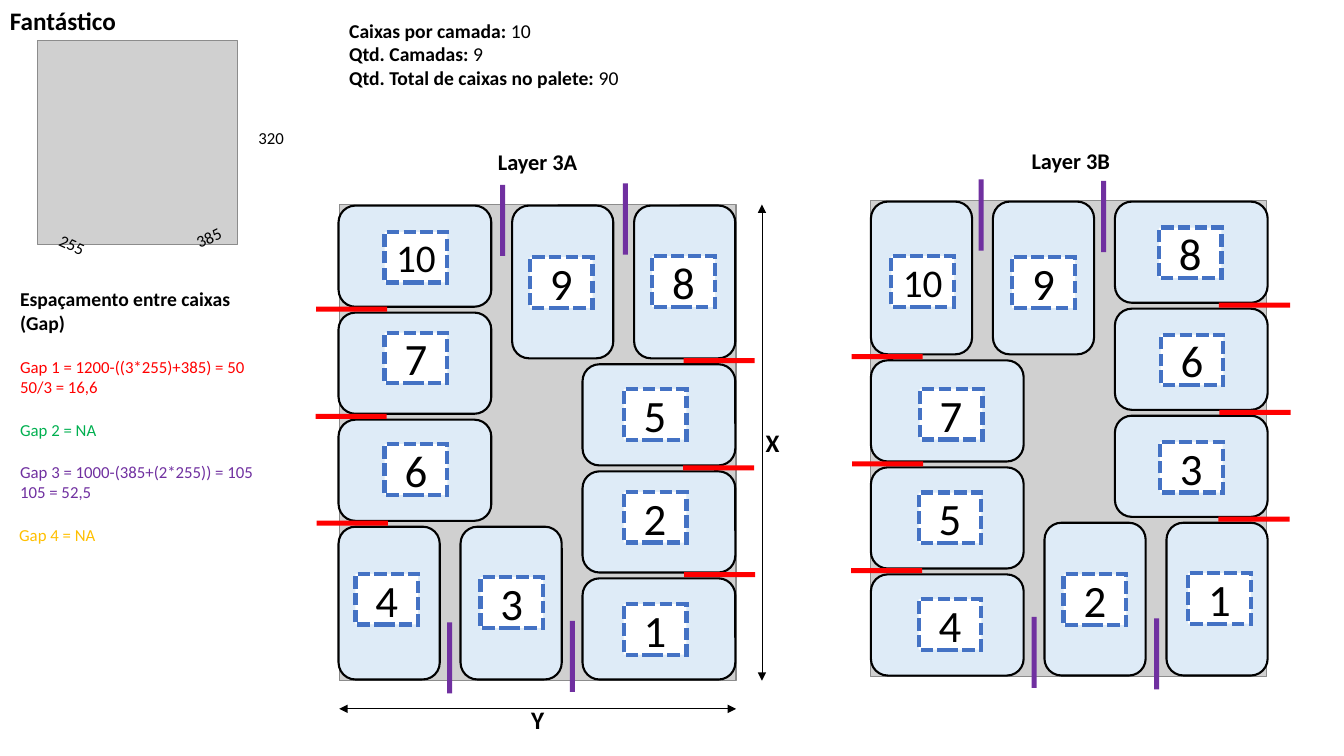
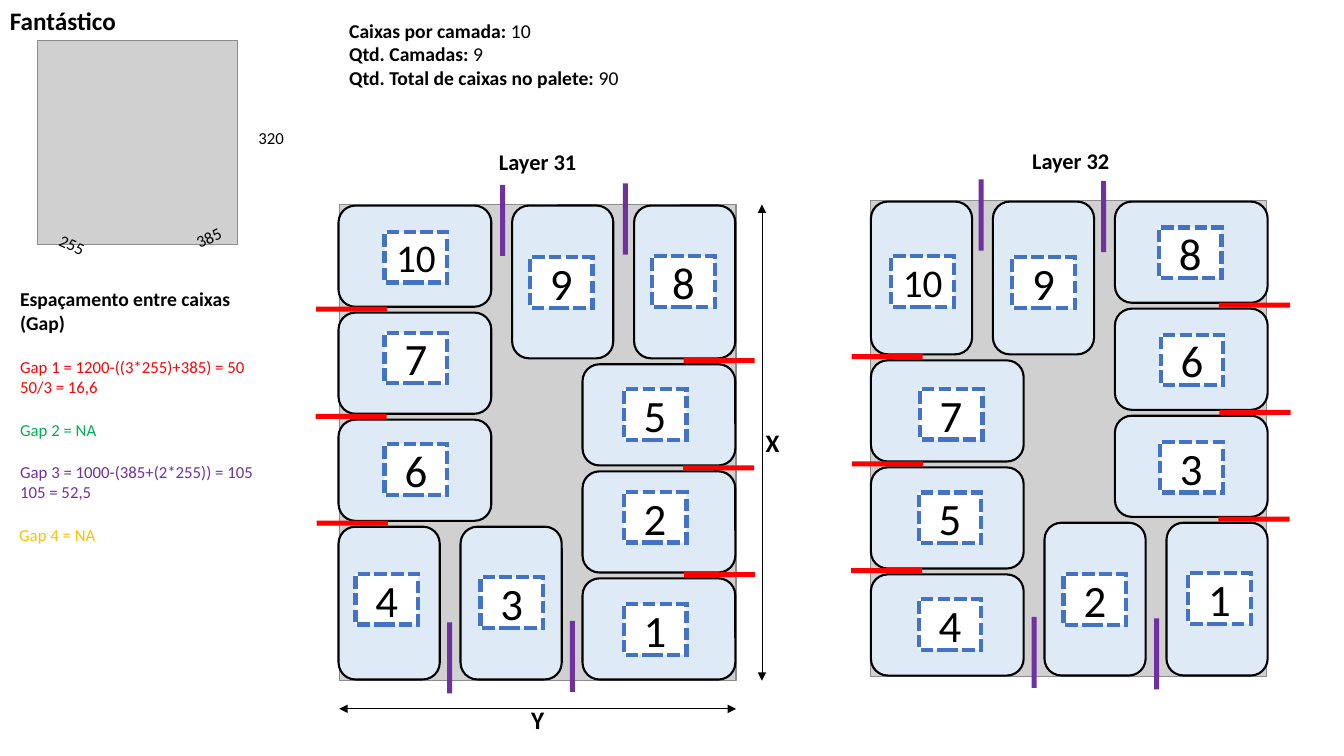
Before and after one commit to ptiago/ABB, a slide deck: slide 4 of Paletização_v1/Descritivo de produto.pptx. Drawn at 1344x756 pixels with LibreOffice and Linux fonts; fonts in the diff are those of the drawing; grey boxes stand for pictures. Boxes give left, top, right and bottom in pixels: in the first picture for what was removed or moved away, otherwise in the second. Text is boxed around its words. In the diff, an @@ line names an element or a change of style, - is before the commit and + after.

```diff
--- a/Paletização_v1/Descritivo de produto.pptx
+++ b/Paletização_v1/Descritivo de produto.pptx
@@ text at (x1=499, y1=155, x2=577, y2=174): text changed @@
-Layer 3A
+Layer 31
@@ text at (x1=1032, y1=154, x2=1110, y2=173): text changed @@
-Layer 3B
+Layer 32
```
Also in this commit, not shown: 3 other slides changed, 3 other files.
